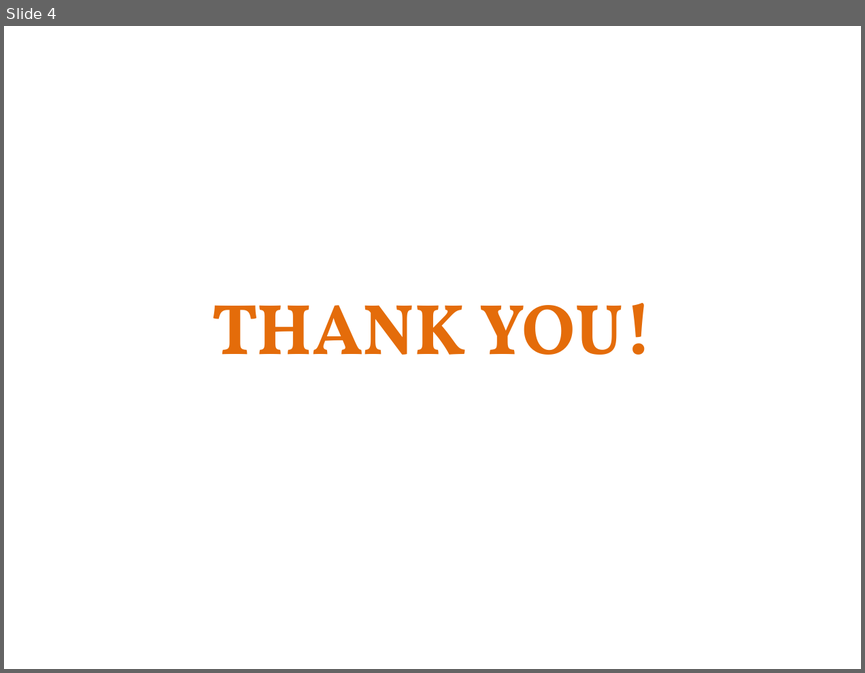
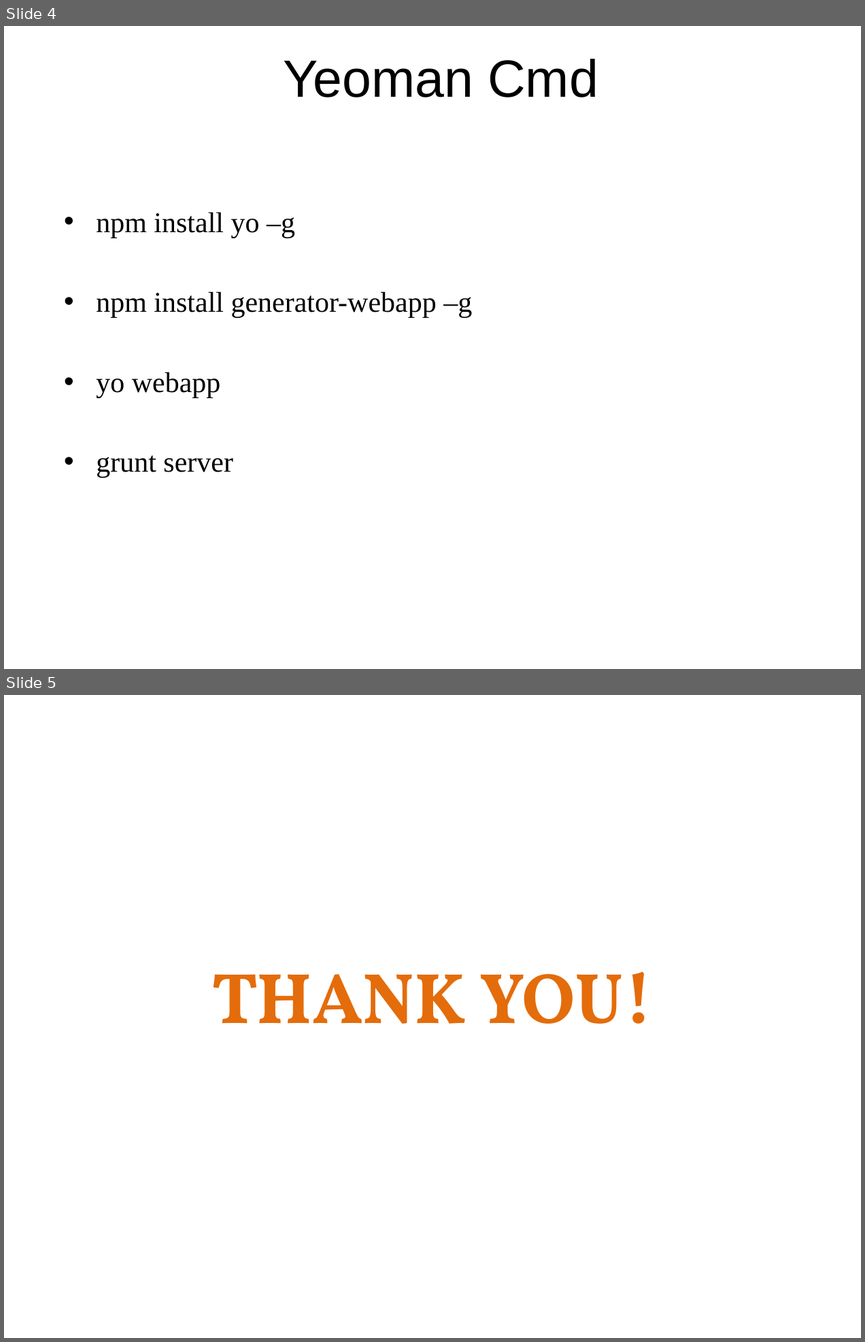
Before and after one commit to sonvq-qsoftvn/angularjs-training, a slide deck: QS_Training_AngularJS_Yeoman, Grunt, Gulp - SonVQ.pptx. Shown one above the other, each under a label of ours: slide 4 before the commit, slides 4 and 5 after it. The pictures are 865x673 and 865x1342 pixels, drawn with LibreOffice and Linux fonts; fonts in the diff are those of the drawing; background and template pictures are left out. Boxes give left, top, right and bottom in pixels: in the first picture for what was removed or moved away, otherwise in the second. Text is boxed around its words. In the diff, an @@ line names an element or a change of style, - is before the commit and + after.

```diff
--- a/QS_Training_AngularJS_Yeoman, Grunt, Gulp - SonVQ.pptx
+++ b/QS_Training_AngularJS_Yeoman, Grunt, Gulp - SonVQ.pptx
@@ slide 4 added at [4, 26, 861, 669], background picture (left out) @@
@@ title added at [283, 59, 598, 97], 44 pt, text #000000 @@
+Yeoman Cmd
@@ text added at [96, 212, 472, 478], 24 pt, text #000000 @@
+• npm install yo –g
+• npm install generator-webapp –g
+• yo webapp
+• grunt server
@@ what was slide 4 is now slide 5 @@
```
Also in this commit, not shown: 1 slide changed, 1 other slide added, 1 slide removed, 26 other files.
